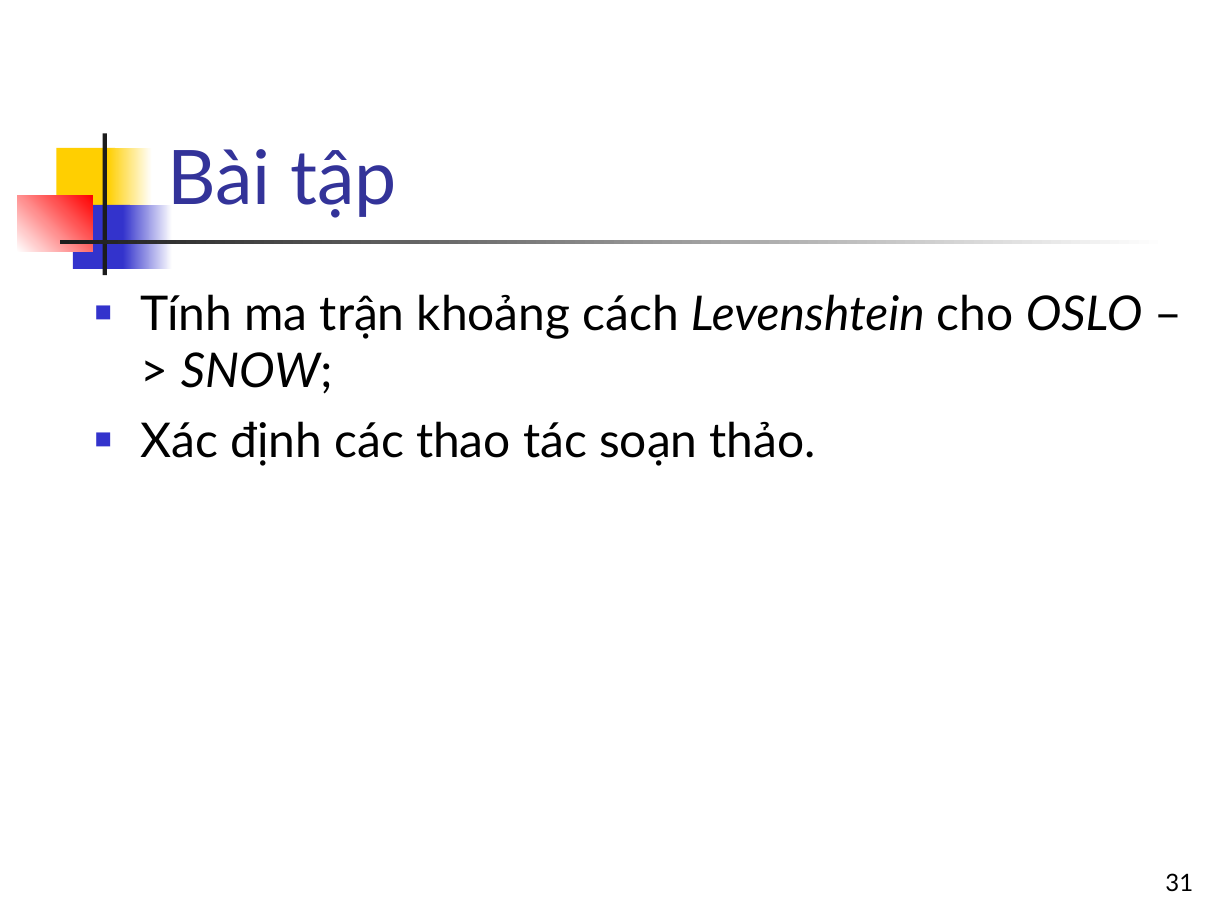
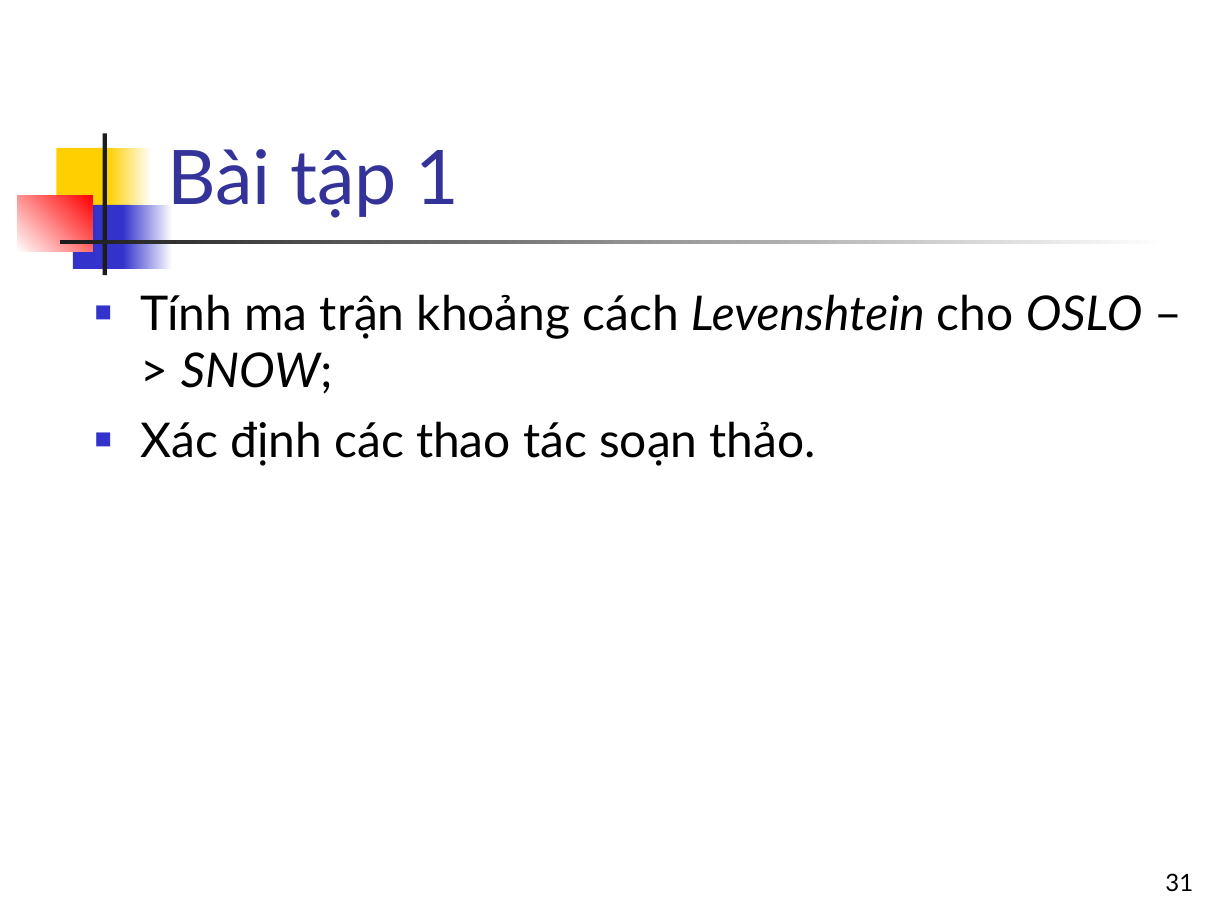
Before and after one commit to nguyenkhanhthien/IT4853, a slide deck: slide 31 of Bài 3 Từ truy vấn và chỉ mục tra từ.ppt. Drawn at 1232x924 pixels with LibreOffice and Linux fonts; fonts in the diff are those of the drawing. Boxes give left, top, right and bottom in pixels: in the first picture for what was removed or moved away, otherwise in the second. Text is boxed around its words. In the diff, an @@ line names an element or a change of style, - is before the commit and + after.

```diff
--- a/Bài 3 Từ truy vấn và chỉ mục tra từ.ppt
+++ b/Bài 3 Từ truy vấn và chỉ mục tra từ.ppt
@@ title at bbox=[167, 149, 460, 217]: text changed @@
-Bài tập
+Bài tập 1
```
Also in this commit, not shown: 2 other slides changed, 3 slides added.
